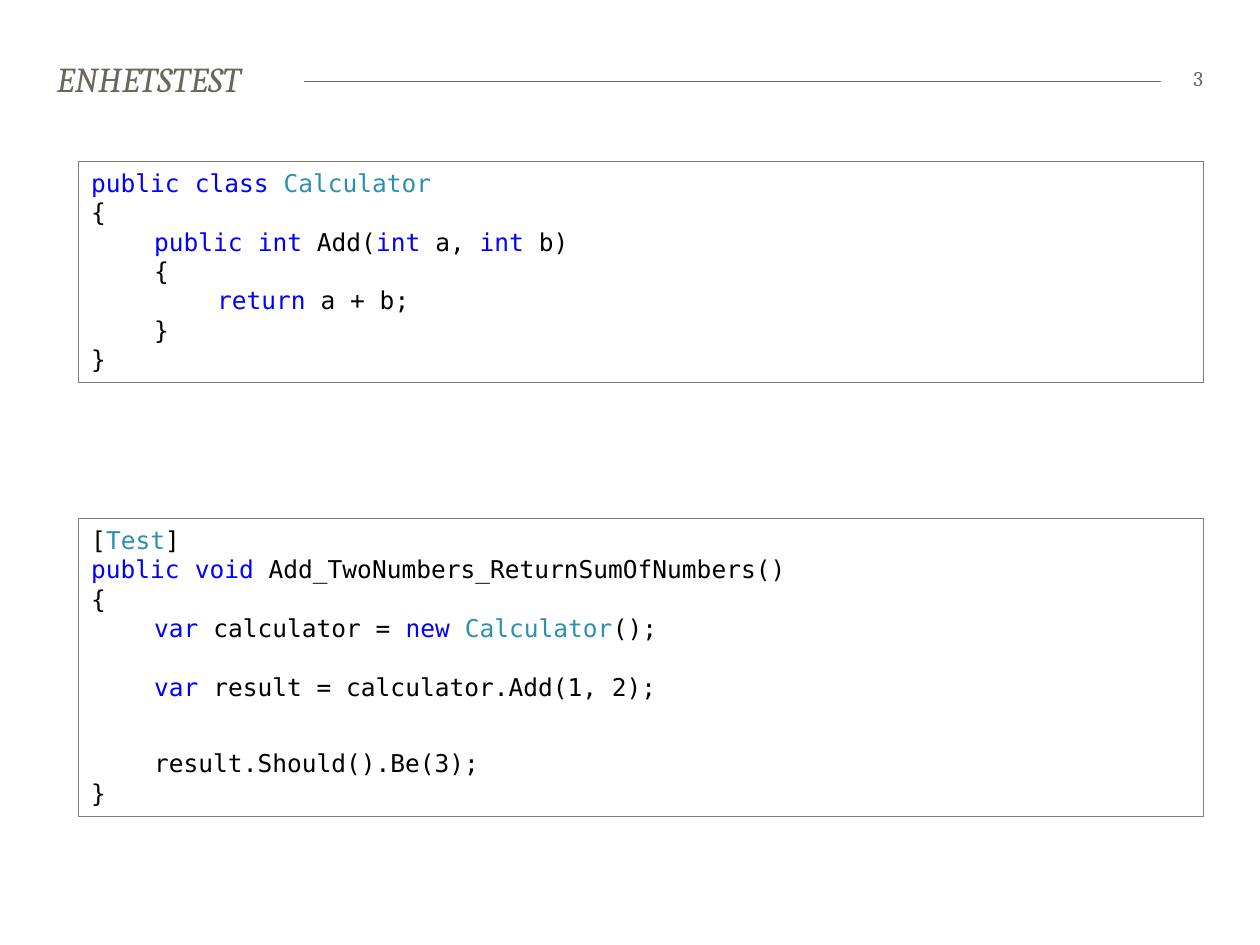
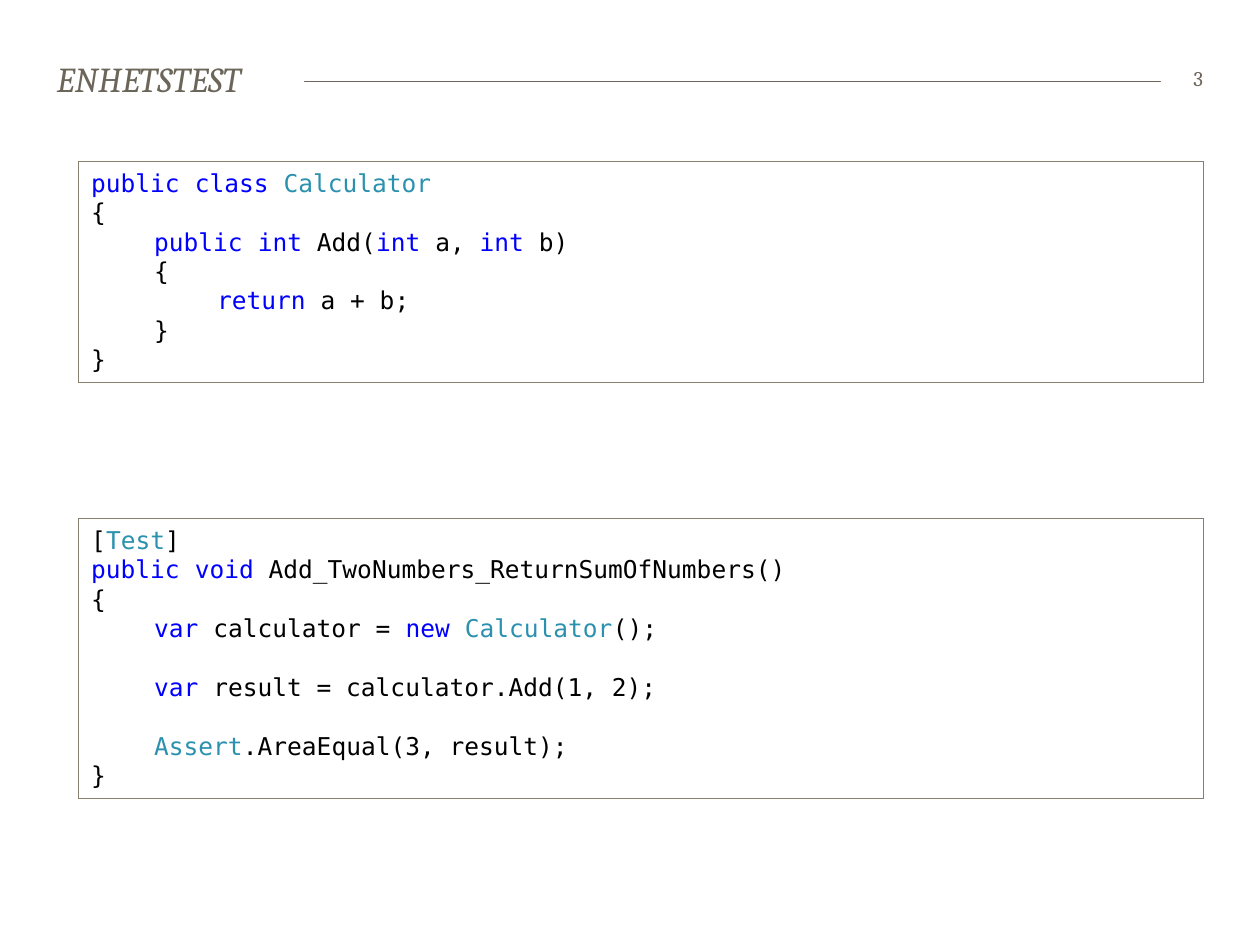
Before and after one commit to bekk/dotnetkurs, a slide deck: slide 3 of tdd/TDD.pptx. Drawn at 1260x945 pixels with LibreOffice and Linux fonts; fonts in the diff are those of the drawing. Boxes give left, top, right and bottom in pixels: in the first picture for what was removed or moved away, otherwise in the second. Text is boxed around its words. In the diff, an @@ line names an element or a change of style, - is before the commit and + after.

```diff
--- a/tdd/TDD.pptx
+++ b/tdd/TDD.pptx
@@ rectangle "[Test] public void Add_TwoNumbers_ReturnSumOfNumbers() { ...": place and size @@
-rectangle "[Test] public void Add_TwoNumbers_ReturnSumOfNumbers() { ..." at (79,519,1203,816)
+rectangle "[Test] public void Add_TwoNumbers_ReturnSumOfNumbers() { ..." at (79,519,1203,799)
@@ text in rectangle at (91,530,786,760): text changed @@
-[Test]
-public void Add_TwoNumbers_ReturnSumOfNumbers()
-{
-var calculator = new Calculator();
-var result = calculator.Add(1, 2);
-result.Should().Be(3);
-}
+[Test]
+public void Add_TwoNumbers_ReturnSumOfNumbers()
+{
+var calculator = new Calculator();
+var result = calculator.Add(1, 2);
+Assert.AreaEqual(3, result);
+}
```
Also in this commit, not shown: 1 other slide changed, 1 slide added.
